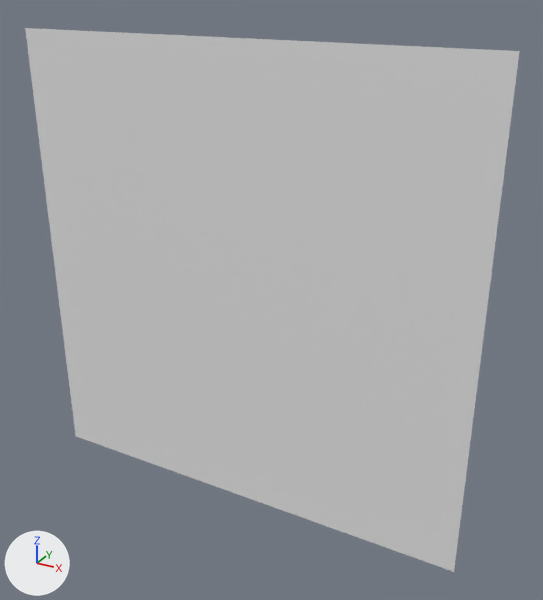
The OBJ model TFG/Assets/Tiled2Unity/Meshes/prueba1.obj, before and after one commit.
Rendered twice from a 50 mm lens placed at (775.0, -3849.0, 354.0), pointed at (-1397.0, 101.0, -1621.0). Arrows for +X, +Y and +Z are at lower left; the lights stay in place. Where no turn or scale is listed for an object, it has been applied to the vertices.

In view in the first picture: 'prueba1'.
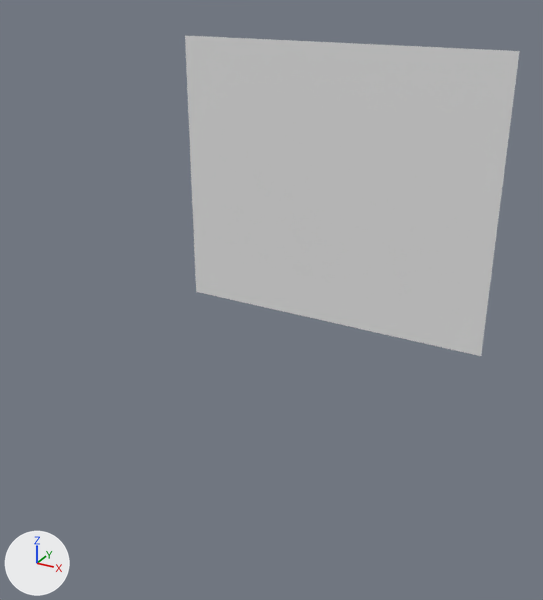
Location of each change, [x1, y1, x2, y2] in pixels of the pictures (543 x 600 px):
'prueba1', reshaped (32% narrower, 41% shorter): before [25, 28, 520, 572]; after [185, 36, 520, 356]
part 1 of me_prueba1, deleted: before [25, 28, 481, 572]

Edits to the bpy script that builds the scene:
```text
Change me_prueba1:
    used by ob_prueba1; location = (0.0, 0.0, 0.0)
    remove me_prueba1.from_pydata(...)  # 10201 vertices, 10000 faces; spans x -3200.0..0.0, y 0.0, z -3200.0..0.0
    add me_prueba1.from_pydata(...)  # 3172 vertices, 3060 faces; spans x -1920.0..0.0, y 0.0, z -1632.0..0.0
    me_prueba1 part 1: 7029 vertices removed from x -3200.0..0.0, y 0.0, z -3200.0..0.0
```
